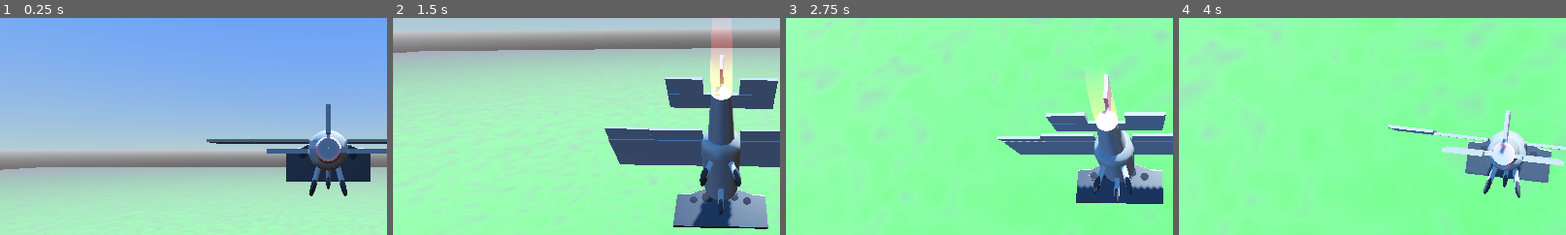
Above: before the commit, frames 1-4 (left to right).
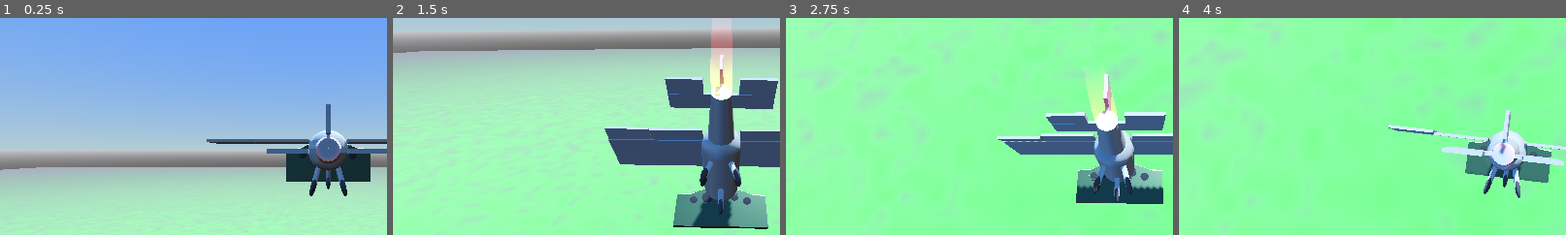
Above: after the commit, the same moments.

Repository: 100-Devs-1-Game/UndeadReckoning
Game: Godot game, scene res://test/aircraft_balancing_test.tscn
Same seed, same stepped clock (60 frames per second), same inputs: the game is played once before the commit and once after it. Sound files missing from this copy of the repository are replaced by a short silence.
Inputs (mouse positions are % of the whole screen's width and height, from its top left):
- Up to frame 1 (0.25 s): no input
- Up to frame 2 (1.5 s): tap Enter at 0.5 s; move the mouse to (55, 50) at 0.52 s; hold D 0.53-1.28 s; tap S (free_cam_back) at 0.6 s; tap Space at 0.77, 1.07 s; move the mouse to (45, 50) at 1.27 s; hold A from 1.28 s (still down); tap Q (free_cam_down) at 1.35 s
- Up to frame 3 (2.75 s): tap Space at 1.52, 1.82 s; move the mouse to (52, 48) at 2.02 s; release A at 2.03 s; hold D from 2.03 s (still down); tap W (free_cam_forward) at 2.1 s
- Up to frame 4 (4 s): move the mouse to (49, 52) at 2.77 s; tap E (free_cam_up) at 2.85 s; tap Space at 3.02, 3.32, 3.77 s; move the mouse to (57, 51) at 3.52 s; release D at 3.53 s; hold A from 3.53 s (still down); tap Z at 3.6 s
The pictures show only the part of the screen within x 8-58%, y 20-69%; the shares and areas given below are measured in that part.

The runs differ from the first frame. In frame 2, 2.3% of the frame differs, in the area x 72-97%, y 79-97%; in frame 3, 1.0%; in frame 4, 1.5%.

Commit message:
Change color

Diff:
--- a/src/plane/instrumental_panel.tscn
+++ b/src/plane/instrumental_panel.tscn
@@ -6,7 +6,7 @@
 albedo_color = Color(0.144063, 0.144063, 0.144063, 1)
 
 [sub_resource type="StandardMaterial3D" id="StandardMaterial3D_88tg0"]
-albedo_color = Color(0.281187, 0.281187, 0.281187, 1)
+albedo_color = Color(0.206387, 0.312867, 0.208501, 1)
 metallic = 0.64
 roughness = 0.37
 
